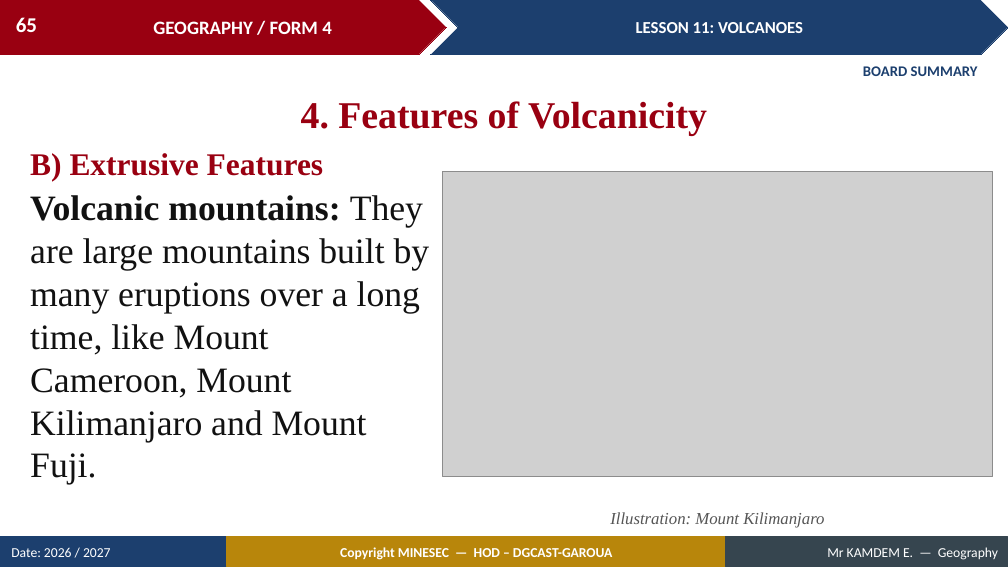
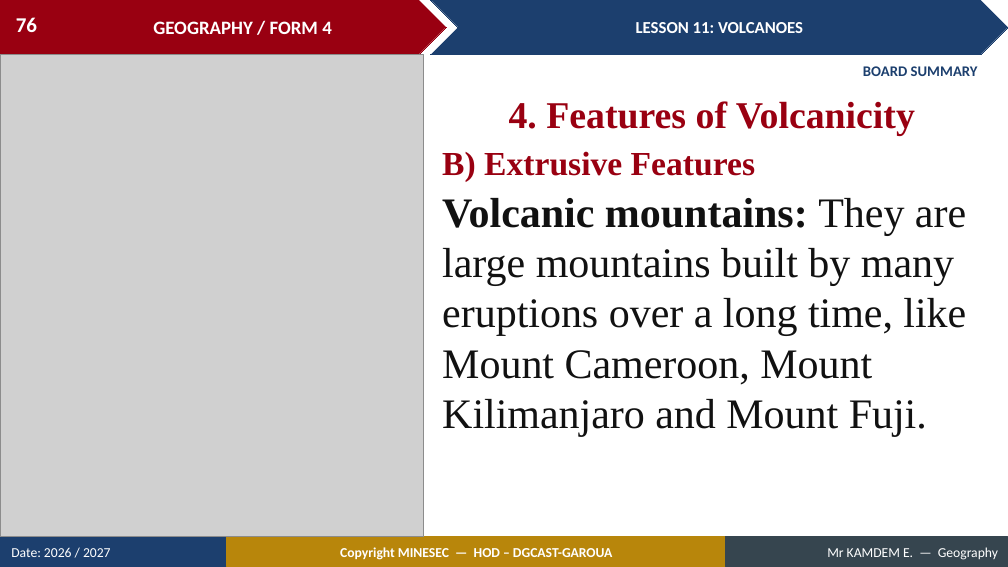
Before and after one commit to Berthautk/linea-github, a slide deck: slide 76 of lecons/F3/14_FORM4_LESSON11_Volcanoes.pptx (slide 65 before the commit). Drawn at 1008x567 pixels with LibreOffice and Linux fonts; fonts in the diff are those of the drawing; grey boxes stand for pictures. Boxes give left, top, right and bottom in pixels: in the first picture for what was removed or moved away, otherwise in the second. Text is boxed around its words. In the diff, an @@ line names an element or a change of style, - is before the commit and + after.

```diff
--- a/lecons/F3/14_FORM4_LESSON11_Volcanoes.pptx
+++ b/lecons/F3/14_FORM4_LESSON11_Volcanoes.pptx
@@ page number at [16,17,37,32]: text changed @@
-65
+76
@@ picture added at [0,54,423,537] @@
@@ text "4. Features of Volcanicity": place and size @@
-text "4. Features of Volcanicity" at [301,101,707,136]
+text "4. Features of Volcanicity" at [509,101,915,136]
@@ text "B) Extrusive Features": place and size @@
-text "B) Extrusive Features" at [30,153,324,181]
+text "B) Extrusive Features" at [442,151,755,182]
@@ text "B) Extrusive Features" at [442,151,755,182]: size 30 to 32 pt @@
@@ picture removed at [442,172,993,477] @@
@@ text "Volcanic mountains: They are large ...": place and size @@
-text "Volcanic mountains: They are large ..." at [30,195,430,485]
+text "Volcanic mountains: They are large ..." at [442,198,966,436]
@@ text "Volcanic mountains: They are large ..." at [442,198,966,436]: size 34 to 40 pt @@
@@ text removed at [610,512,824,528] @@
-Illustration: Mount Kilimanjaro
```
Also in this commit, not shown: 12 other slides changed, 12 slides added, 5 other files.
